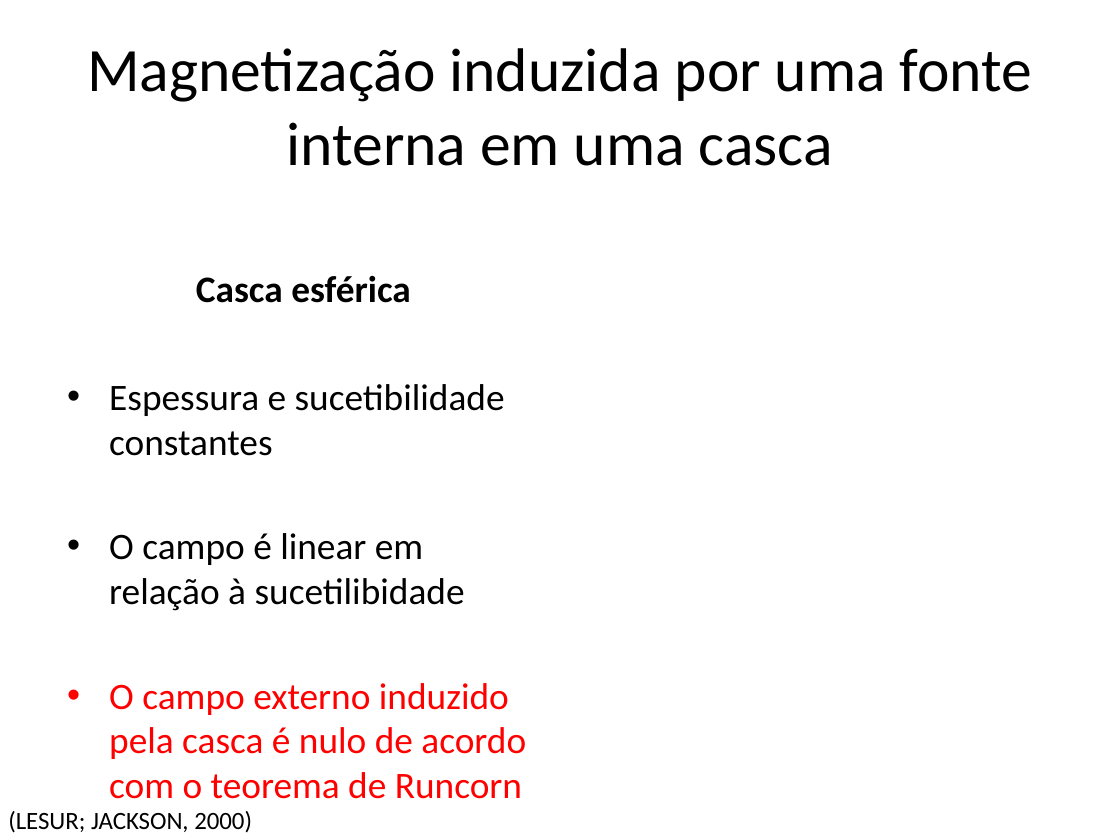
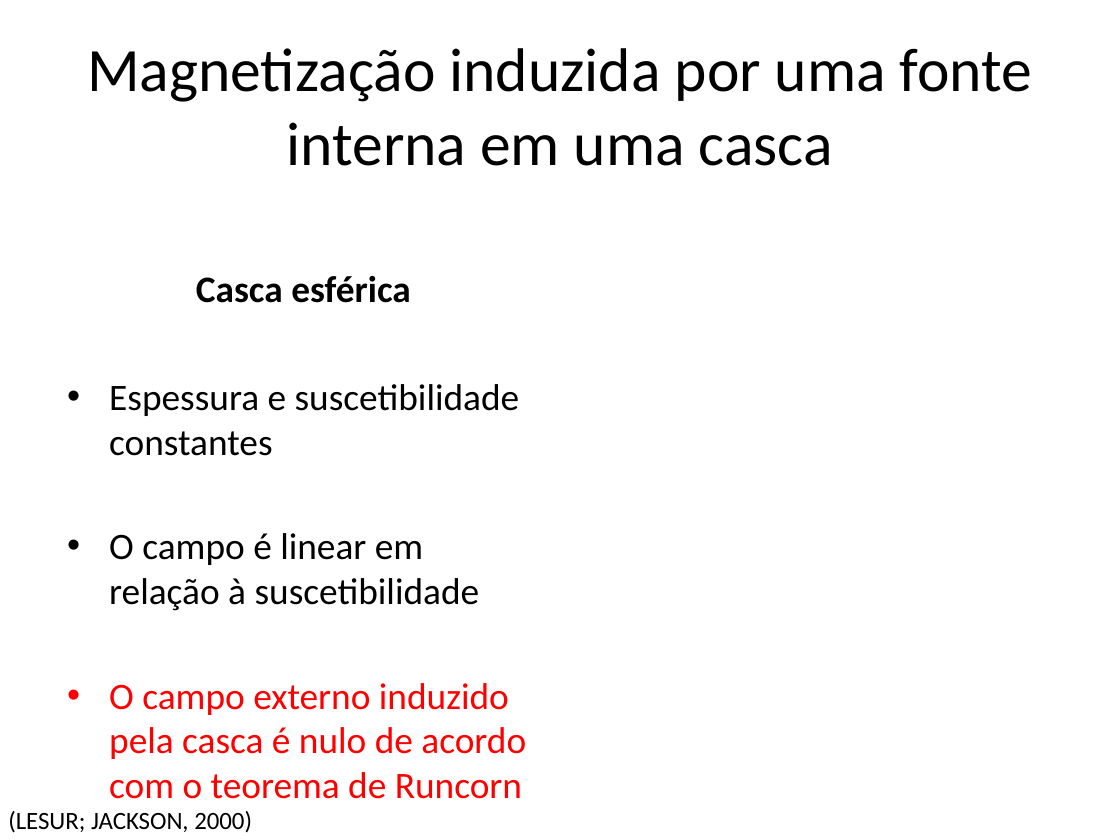
Before and after one commit to birocoles/Disciplina-metodos-potenciais, a slide deck: slide 63 of Aulas/Campo_geomagnetico/aula_campo_geomagnetico.pptx. Drawn at 1120x840 pixels with LibreOffice and Linux fonts; fonts in the diff are those of the drawing. Boxes give left, top, right and bottom in pixels: in the first picture for what was removed or moved away, otherwise in the second. Text is boxed around its words. In the diff, an @@ line names an element or a change of style, - is before the commit and + after.

Commit message:
update na descricao matematica do campo geomagnetico

```diff
--- a/Aulas/Campo_geomagnetico/aula_campo_geomagnetico.pptx
+++ b/Aulas/Campo_geomagnetico/aula_campo_geomagnetico.pptx
@@ text at [109,384,520,611]: text changed @@
-• Espessura e sucetibilidade constantes
-• O campo é linear em relação à sucetilibidade
+• Espessura e suscetibilidade constantes
+• O campo é linear em relação à suscetibilidade
```
Also in this commit, not shown: 12 other slides changed, 7 slides added, 7 slides removed, 1 other file.
